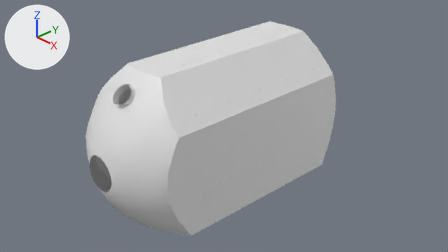
Renders of the Blender file Models/Bluedog_DB/bdb_spacelab_europeanModule_iva.blend from each side of a commit.
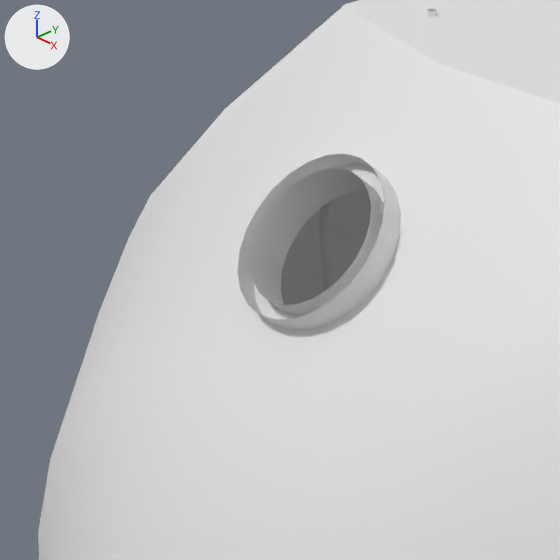
There are two pictures of each version: one from the file's camera 'Camera', one close up on the part from 18% to 35% of the width and 25% to 55% of the height. Arrows for +X, +Y and +Z are at upper left; the lights stay in place.

The first close-up shows 'shell.003'.
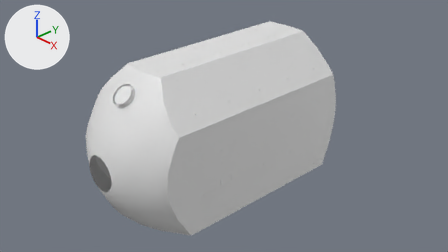
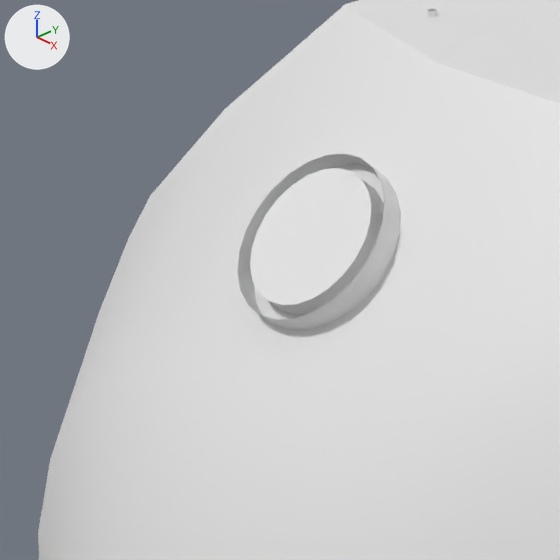
Commit message: update bdb spacelab europeanmodule window depth mask

Pixel boxes [x1, y1, x2, y2] of what changed, in the close-ups (560 x 560 px):
'windows', shown: after [250, 168, 371, 305]

Patch to the scene script:
```diff
--- a/Models/Bluedog_DB/bdb_spacelab_europeanModule_iva.blend.py
+++ b/Models/Bluedog_DB/bdb_spacelab_europeanModule_iva.blend.py
@@ ob_windows @@
 ob_windows.rotation_euler = (0.227, 0.0, -3.142)  # degrees (13, 0, -180)
-ob_windows.hide_set(True)
```
